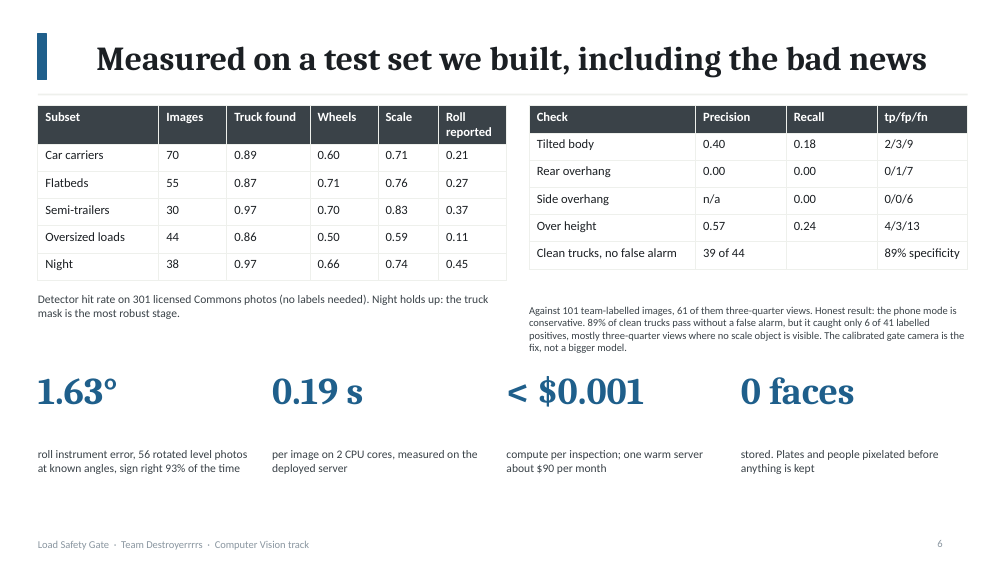
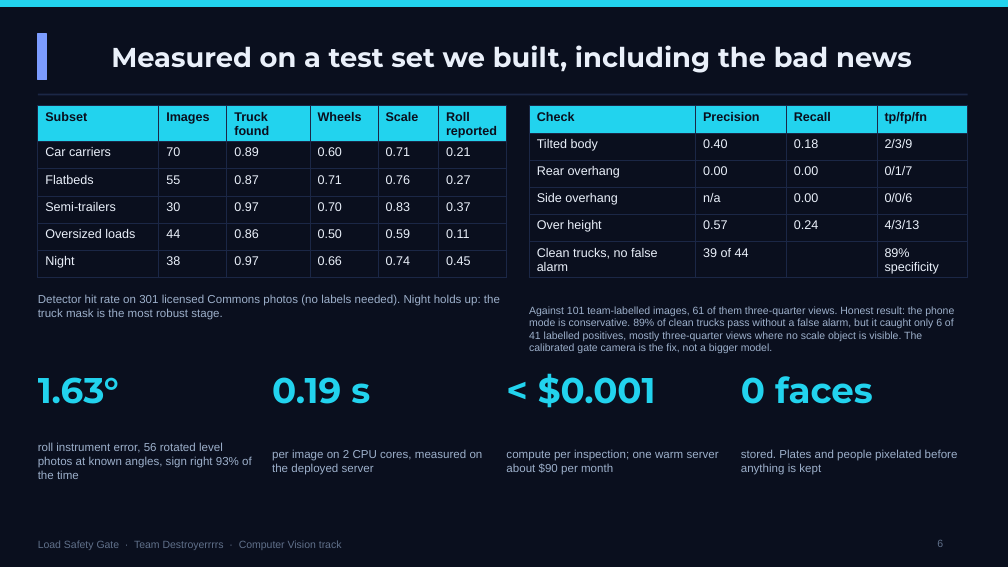
Before and after one commit to Winner-121/Destroyerrrrs_Final_Stage, a slide deck: slide 6 of deck/LoadSafetyGate_deck.pptx. Drawn at 1008x567 pixels with LibreOffice and Linux fonts; fonts in the diff are those of the drawing. Boxes give left, top, right and bottom in pixels: in the first picture for what was removed or moved away, otherwise in the second. Text is boxed around its words. In the diff, an @@ line names an element or a change of style, - is before the commit and + after.

```diff
--- a/deck/LoadSafetyGate_deck.pptx
+++ b/deck/LoadSafetyGate_deck.pptx
@@ background #FFFFFF to #0A0F1E @@
@@ rectangle added at box(0, 0, 1008, 7), fill #22D3EE, outline #22D3EE 1 pt @@
@@ title "Measured on a test set ..." at box(111, 45, 912, 73): size 32 to 26 pt, font Cambria to Montserrat, text colour #1B1F23 to #EAF0FA @@
@@ rectangle at box(38, 34, 47, 79): fill #1F5F8B to #7C9CFF; outline #1F5F8B 1 pt to #7C9CFF 1 pt @@
@@ table at box(38, 106, 507, 272) @@
@@ fill #3A4248 to #22D3EE in row 1 @@
@@ font Calibri to Arial @@
@@ text colour #FFFFFF to #0A0F1E in "Subset", "Images", "Truck found", "Wheels" and 2 more places @@
@@ text colour #1B1F23 to #EAF0FA in "Car carriers", "70", "0.89", "0.60" and 26 more places @@
@@ borders changed @@
@@ line (38, 95) - (968, 95): stroke #EEF0EC 1.5 pt to #1B2746 1.5 pt @@
@@ table at box(529, 106, 968, 278) @@
@@ fill #3A4248 to #22D3EE in row 1 @@
@@ font Calibri to Arial @@
@@ text colour #FFFFFF to #0A0F1E in "Check", "Precision", "Recall", "tp/fp/fn" @@
@@ text colour #1B1F23 to #EAF0FA in "Tilted body", "0.40", "0.18", "2/3/9" and 15 more places @@
@@ borders changed @@
@@ size 36 to 34 pt, font Cambria to Montserrat, text colour #1F5F8B to #22D3EE in 4 elements at box(38, 377, 119, 404), box(272, 377, 370, 404), box(538, 373, 656, 408), box(741, 376, 873, 404) @@
@@ font Calibri to Arial, text colour #3A4248 to #9DB0CB in 6 elements at box(38, 294, 500, 320), box(529, 306, 954, 353), box(38, 442, 252, 479), box(272, 449, 483, 475), box(506, 449, 719, 475), box(741, 449, 958, 475) @@
@@ text "Load Safety Gate · Team ..." at box(38, 540, 342, 550): font Calibri to Arial, text colour #8A96A0 to #60708A @@
@@ page number at box(937, 540, 943, 547): font Calibri to Arial, text colour #8A96A0 to #60708A @@
```
Also in this commit, not shown: 10 other slides changed, 2 other files.
